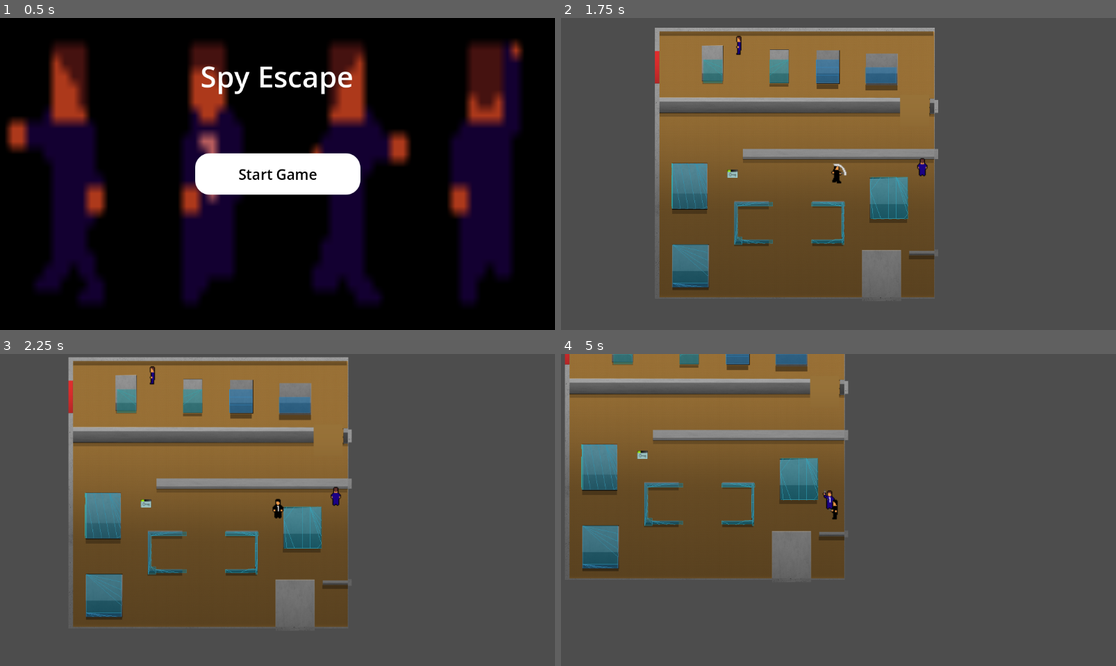
Above: before the commit, frames 1-4 (two rows, left to right).
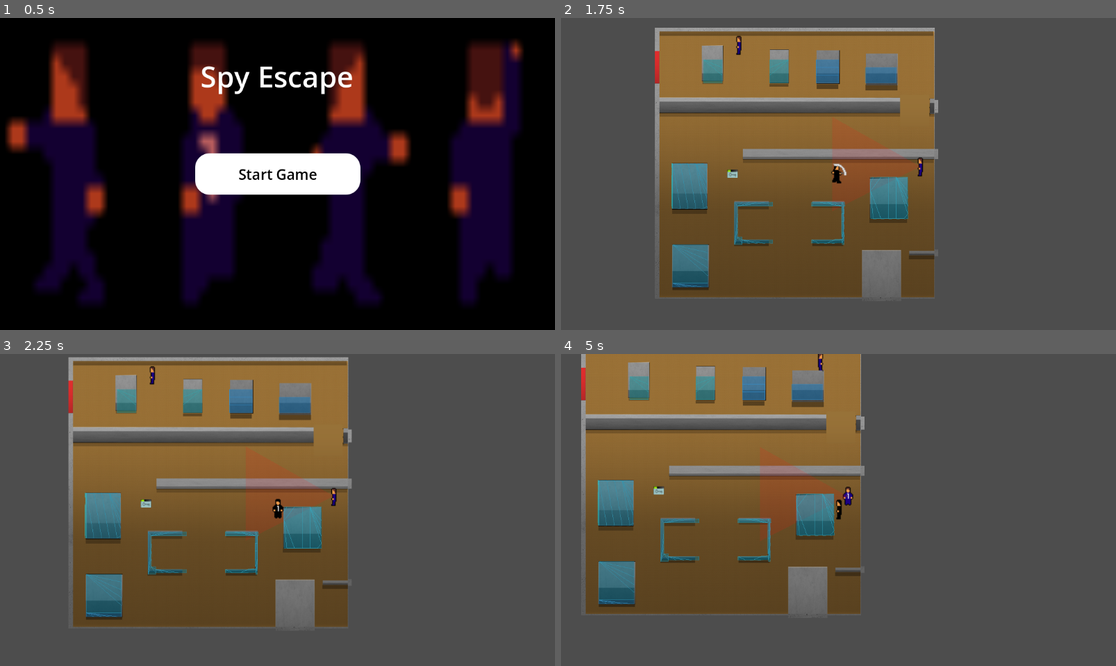
Above: after the commit, the same moments.

Repository: dakaleeb/GodotGroupProject
Game: Godot game, scene res://main_menu.tscn
Same seed, same stepped clock (60 frames per second), same inputs: the game is played once before the commit and once after it.
Inputs (mouse positions are in pixels of both pictures, inside the frame that each line leads up to):
- Up to frame 1 (0.5 s): no input
- Up to frame 2 (1.75 s): click "Start Game" at 0.5 s; tap Enter at 1.25 s; move the mouse to (960, 158) at 1.27 s; hold Right (right) from 1.28 s (still down); click (960, 158) at 1.35 s
- Up to frame 3 (2.25 s): move the mouse to (166, 525) at 2.02 s; release Right (right) at 2.03 s; hold Down (down) from 2.03 s (still down); click (166, 525) at 2.1 s
- Up to frame 4 (5 s): move the mouse to (894, 441) at 2.77 s; release Down (down) at 2.78 s; hold Right (right) 2.78-3.53 s; hold Shift (run) 2.78-3.53 s; click (894, 441) at 3.05 s; move the mouse to (810, 572) at 3.52 s; hold Up (up) 3.53-4.28 s; click (810, 572) at 3.6 s; move the mouse to (1005, 556) at 4.27 s; hold A (left) from 4.28 s (still down); click (1005, 556) at 4.35 s

Frame 1 is identical in both runs. In frame 2, 0.1% of the frame differs, in the area x 48-67%, y 44-52%; in frame 3, less than 0.1%; in frame 4, 27%, in the area x 0-55%, y 0-84%.

Commit message:
Vision Cone Attempt

Diff:
--- a/spy-escape/Character/guard.gd
+++ b/spy-escape/Character/guard.gd
@@ -3,7 +3,7 @@
 @export var walk_speed := 150
 @export var run_speed := 250
 @export var health := 3
-@export var detection_range := 100.0
+@export var detection_range := 30.0
 @export var lose_sight_range := 150.0
 @export var patrol_wait_time := 2.0
 @export var patrol_points_paths: Array[NodePath] = []
@@ -200,3 +200,17 @@
 		if anim_name.begins_with("death"):
 			queue_free()
 )
+
+
+
+func _on_Detector_body_entered(body: Node2D) -> void:
+	if is_dead:
+		return
+	if body.name == "Player":
+		print("Player has entered Detector Body!")
+		target = body
+		chasing = true
+		returning = false
+		attack_hit_done = false
+		chase_target()
+		move_and_slide()
--- /dev/null
+++ b/spy-escape/detector.tscn
@@ -0,0 +1,11 @@
+[gd_scene format=3 uid="uid://bjwowtiab8c4f"]
+
+[node name="Detector" type="Area2D"]
+collision_layer = 2
+
+[node name="CollisionPolygon2D" type="CollisionPolygon2D" parent="."]
+polygon = PackedVector2Array(-183, -102, -183, 94, 0, 1)
+
+[node name="Polygon2D" type="Polygon2D" parent="."]
+color = Color(1, 0.06999999, 0.06999999, 0.13333334)
+polygon = PackedVector2Array(-183, -102, -183, 94, 0, 1)
--- a/spy-escape/level_1.tscn
+++ b/spy-escape/level_1.tscn
@@ -1,14 +1,15 @@
-[gd_scene load_steps=21 format=4 uid="uid://rgqnpeke3fw1"]
+[gd_scene load_steps=28 format=4 uid="uid://rgqnpeke3fw1"]
 
 [ext_resource type="Texture2D" uid="uid://c3gl5mqobo74q" path="res://scene.png" id="1_hbghi"]
-[ext_resource type="Script" uid="uid://bsk4qamacn725" path="res://node_2d.gd" id="1_j7kpp"]
+[ext_resource type="Script" path="res://node_2d.gd" id="1_j7kpp"]
 [ext_resource type="Texture2D" uid="uid://bxv4gnrnny0fl" path="res://sceneObjects.png" id="2_hn12h"]
 [ext_resource type="PackedScene" uid="uid://dn58ws5ur6fkc" path="res://Character/player.tscn" id="3_hn12h"]
 [ext_resource type="Texture2D" uid="uid://do1e5qis6i5sy" path="res://keycard.png" id="3_rka8t"]
 [ext_resource type="Texture2D" uid="uid://ype7hc7jj75f" path="res://door.png" id="4_5hph3"]
-[ext_resource type="Script" uid="uid://c757joxormgny" path="res://key_card.gd" id="4_5rr72"]
+[ext_resource type="Script" path="res://key_card.gd" id="4_5rr72"]
 [ext_resource type="PackedScene" uid="uid://buk77dkedpr0x" path="res://Character/guard.tscn" id="4_ihfcg"]
-[ext_resource type="Script" uid="uid://b8tm26q41w0de" path="res://greendoor.gd" id="6_gyffv"]
+[ext_resource type="Script" path="res://greendoor.gd" id="6_gyffv"]
+[ext_resource type="PackedScene" uid="uid://bjwowtiab8c4f" path="res://detector.tscn" id="10_gyffv"]
 
 [sub_resource type="TileSetAtlasSource" id="TileSetAtlasSource_hn12h"]
 texture = ExtResource("2_hn12h")
@@ -2278,7 +2279,7 @@
 [sub_resource type="CircleShape2D" id="CircleShape2D_5hph3"]
 
 [sub_resource type="RectangleShape2D" id="RectangleShape2D_j7kpp"]
-size = Vector2(10, 69)
+size = Vector2(51, 63)
 
 [sub_resource type="CircleShape2D" id="CircleShape2D_5rr72"]
 
@@ -2292,9 +2293,6 @@
 
 [sub_resource type="RectangleShape2D" id="RectangleShape2D_5hph3"]
 size = Vector2(38, 63)
-
-[sub_resource type="RectangleShape2D" id="RectangleShape2D_j7kpp"]
-size = Vector2(51, 63)
 
 [sub_resource type="RectangleShape2D" id="RectangleShape2D_bjebc"]
 size = Vector2(63, 60)
@@ -2387,6 +2385,7 @@
 [node name="CollisionShape2D2" type="CollisionShape2D" parent="scene/Player"]
 position = Vector2(0, 3)
 shape = SubResource("CircleShape2D_5rr72")
+
 [node name="PatrolPoint1" type="Marker2D" parent="scene"]
 position = Vector2(262, 12)
 
@@ -2407,6 +2406,12 @@
 position = Vector2(-1, 0)
 navigation_polygon = SubResource("NavigationPolygon_ihfcg")
 
+[node name="Marker2D2" type="Marker2D" parent="Guard"]
+position = Vector2(0, 160)
+
+[node name="Detector" parent="Guard" instance=ExtResource("10_gyffv")]
+collision_mask = 255
+
 [node name="NavigationObstacle2D" type="NavigationObstacle2D" parent="."]
 position = Vector2(262, 12)
 
@@ -2466,11 +2471,10 @@
 position = Vector2(-81, -227)
 patrol_points_paths = Array[NodePath]([NodePath("../scene/PatrolPoint3"), NodePath("../scene/PatrolPoint4")])
 
-[node name="Marker2D2" type="Marker2D" parent="Guard"]
-position = Vector2(0, 160)
-
-[connection signal="body_entered" from="scene/Node2D/keyCard" to="scene/Node2D/keyCard" method="_on_body_entered"]
-[connection signal="body_entered" from="scene/Node2D/greendoor" to="scene/Node2D/greendoor" method="_on_body_entered"]
 [node name="NavigationRegion2D" type="NavigationRegion2D" parent="Guard2"]
 position = Vector2(342, 239)
 navigation_polygon = SubResource("NavigationPolygon_ihfcg")
+
+[connection signal="body_entered" from="scene/Node2D/keyCard" to="scene/Node2D/keyCard" method="_on_body_entered"]
+[connection signal="body_entered" from="scene/Node2D/greendoor" to="scene/Node2D/greendoor" method="_on_body_entered"]
+[connection signal="body_entered" from="Guard/Detector" to="Guard" method="_on_Detector_body_entered"]
--- /dev/null
+++ b/spy-escape/test_scene.tscn
@@ -0,0 +1,28 @@
+[gd_scene load_steps=4 format=3 uid="uid://drhuo0mv77xc1"]
+
+[ext_resource type="PackedScene" uid="uid://buk77dkedpr0x" path="res://Character/guard.tscn" id="1_ia1lp"]
+[ext_resource type="PackedScene" uid="uid://bjwowtiab8c4f" path="res://detector.tscn" id="2_sasra"]
+
+[sub_resource type="NavigationPolygon" id="NavigationPolygon_coq8p"]
+vertices = PackedVector2Array(7.2734375, 6.0390625, 11.703125, 163.75781, -34.46875, 162.71094, -38.726563, 157.21875, -30.5625, -157.02344, -534.5, -156.02344, -529.46875, -260, 8.53125, -260, 3, -140.22656, -33.421875, -89.89844, 3, -104.52344, 7.9921875, -52.078125, -389, -55.078125, -529.0703, -94.890625, -531.90625, 262.96875, -389, 8.046875, -144.63281, 262.02344, -140.61719, 154.77344, -30.75, 260, -25.148438, 205.5625, 11.578125, 260, 9.3828125, 207.46875)
+polygons = Array[PackedInt32Array]([PackedInt32Array(0, 1, 2, 3), PackedInt32Array(4, 5, 6, 7), PackedInt32Array(4, 7, 8, 9), PackedInt32Array(9, 8, 10), PackedInt32Array(9, 10, 11), PackedInt32Array(9, 11, 12, 13), PackedInt32Array(14, 13, 12, 15), PackedInt32Array(16, 14, 15, 17), PackedInt32Array(17, 15, 0, 3), PackedInt32Array(18, 3, 2, 19), PackedInt32Array(20, 18, 19, 21)])
+outlines = Array[PackedVector2Array]([PackedVector2Array(-539, -270, 19, -270, 13, -140, 13, -105, 19, -42, -379, -45, -379, -2, 17, -4, 22, 174, -22, 173, -17, 196, 19, 198, 22, 270, -40, 270, -48, 167, -131, 165, -135, 272, -542, 273, -539, -105, -43, -100, -41, -147, -545, -146)])
+
+[node name="TestScene" type="Node2D"]
+
+[node name="ColorRect" type="ColorRect" parent="."]
+offset_right = 1182.0
+offset_bottom = 645.0
+
+[node name="Guard" parent="." groups=["guards"] instance=ExtResource("1_ia1lp")]
+position = Vector2(859, 314)
+patrol_points_paths = Array[NodePath]([NodePath("../scene/PatrolPoint1"), NodePath("../scene/PatrolPoint2")])
+
+[node name="NavigationRegion2D" type="NavigationRegion2D" parent="Guard"]
+position = Vector2(-1, 0)
+navigation_polygon = SubResource("NavigationPolygon_coq8p")
+
+[node name="Marker2D2" type="Marker2D" parent="Guard"]
+position = Vector2(0, 160)
+
+[node name="Detector" parent="Guard" instance=ExtResource("2_sasra")]
